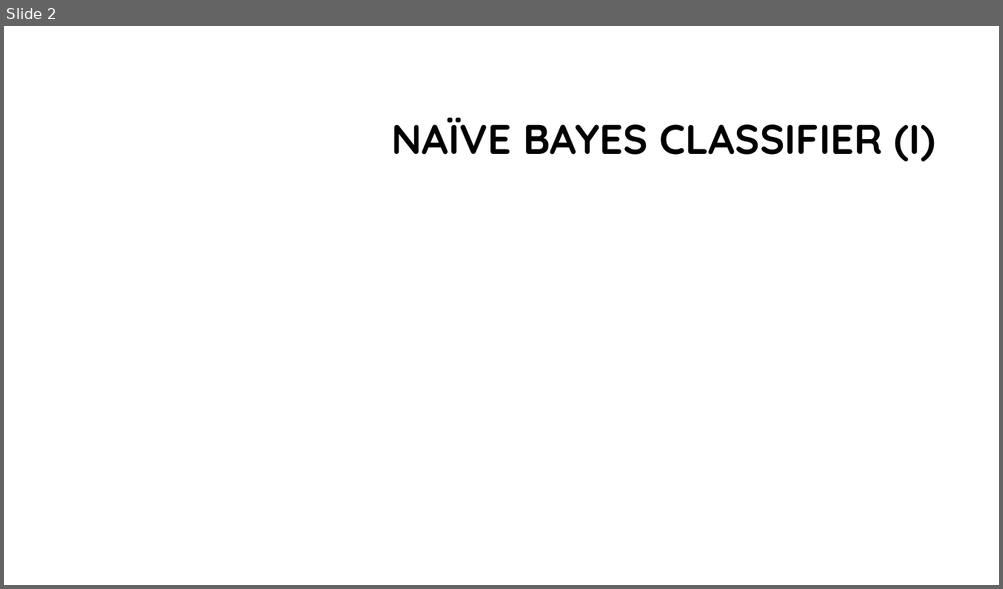
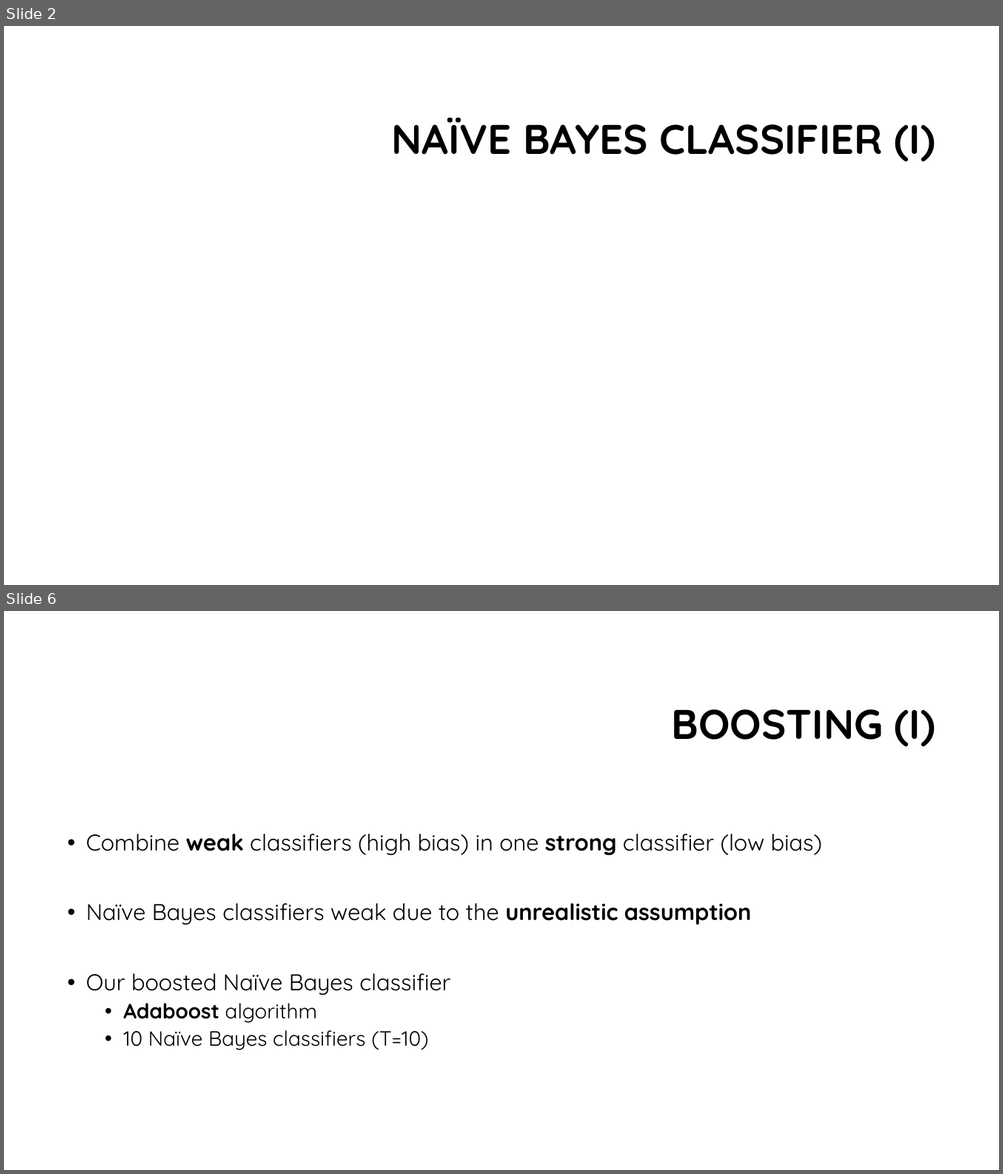
Before and after one commit to franco-ruggeri/ML, a slide deck: Lab 3/Lab 3 - presentation.pptx. Shown one above the other, each under a label of ours: slide 2 before the commit, slides 2 and 6 after it; the slides between them are not shown. The pictures are 1003x589 and 1003x1174 pixels, drawn with LibreOffice and Linux fonts; fonts in the diff are those of the drawing; grey boxes stand for pictures; background and template pictures are left out. Boxes give left, top, right and bottom in pixels: in the first picture for what was removed or moved away, otherwise in the second. Text is boxed around its words. In the diff, an @@ line names an element or a change of style, - is before the commit and + after.

```diff
--- a/Lab 3/Lab 3 - presentation.pptx
+++ b/Lab 3/Lab 3 - presentation.pptx
@@ slide 6 added at (4,611,999,1170), background #FFFFFF @@
@@ title added at (671,709,935,746), 40 pt, text #000000, bold @@
+BOOSTING (I)
@@ text added at (86,834,822,1051), 22 pt, text #000000 @@
+• Combine weak classifiers (high bias) in one strong classifier (low bias)
+• Naïve Bayes classifiers weak due to the unrealistic assumption
+• Our boosted Naïve Bayes classifier
+  • Adaboost algorithm
+  • 10 Naïve Bayes classifiers (T=10)
```
Also in this commit, not shown: 3 slides changed, 6 other slides added, 10 slides removed, 5 other files.
